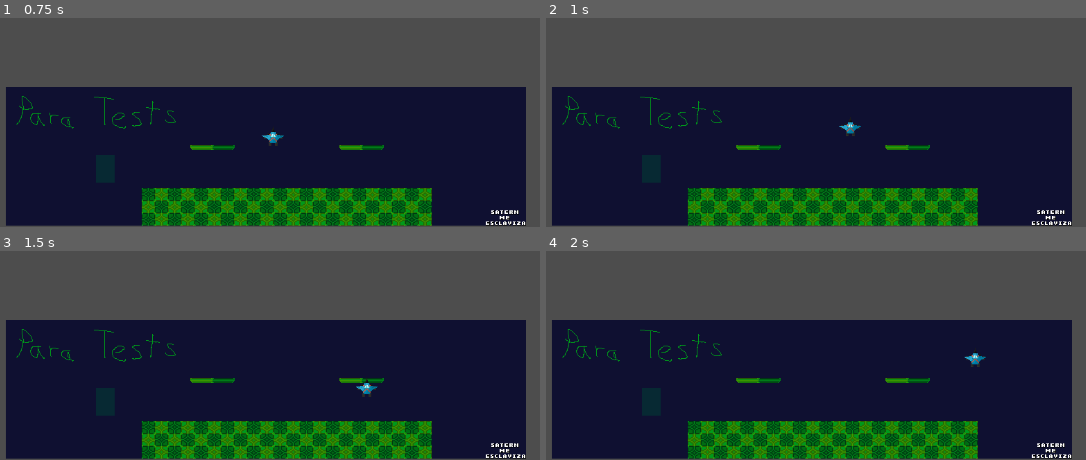
Above: before the commit, frames 1-4 (two rows, left to right).
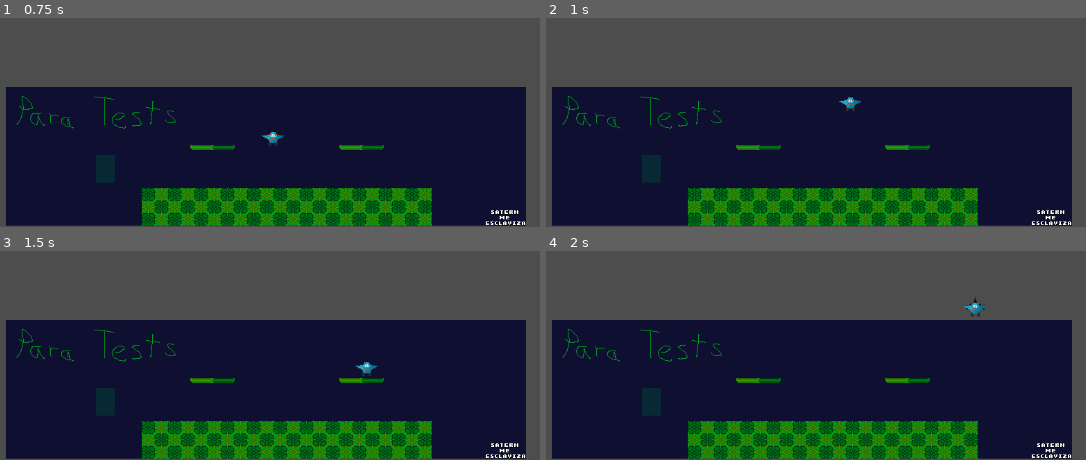
Above: after the commit, the same moments.

Repository: SaternDev/PixelVs2D
Game: Godot game, scene res://Scenes/SceneMap1.tscn
Two runs of this game, one before a commit and one after it. Both use one fixed random seed, a clock stepped at 60 frames per second and the inputs below.
Inputs:
- Up to frame 1 (0.75 s): tap Enter (ui_accept) at 0.5 s; hold D (Derecha) from 0.53 s (still down); tap Space (Salto) at 0.6 s
- Up to frame 2 (1 s): keep holding D (Derecha); tap Space (Salto) at 0.77 s
- Up to frame 3 (1.5 s): keep holding D (Derecha); tap Space (Salto) at 1.07, 1.35 s
- Up to frame 4 (2 s): keep holding D (Derecha); tap Space (Salto) at 1.52, 1.82 s

Frame 1 is identical in both runs. In frame 2, 0.3% of the frame differs, in the area x 54-59%, y 36-57%; in frame 3, 0.3%; in frame 4, 0.3%, in the area x 77-82%, y 22-56%.

Commit message:
feat(player): reduce air jumps to 2 maximum
- Modify jump script to limit air jumps
- Update player movement configuration

Diff:
--- a/Scripts/player1_controller.gd
+++ b/Scripts/player1_controller.gd
@@ -5,7 +5,7 @@
 
 @export var jump_velocity = -300.0
 
-var double_Jump_Used = false
+var air_jumps = 2
 
 
 func _physics_process(delta: float) -> void:
@@ -18,14 +18,14 @@
 
 	#Restart Double Jump
 	if is_on_floor():
-		double_Jump_Used = false
+		air_jumps = 2
 
 	# Handle jump.
 	if Input.is_action_just_pressed("ui_accept") and is_on_floor():
 		velocity.y = jump_velocity
 	#Handle Double Jump
-	elif Input.is_action_just_pressed("Salto") and not is_on_floor() and not double_Jump_Used:
-		double_Jump_Used = true
+	elif Input.is_action_just_pressed("Salto") and not is_on_floor() and air_jumps > 0:
+		air_jumps -= 1
 		velocity.y = jump_velocity
 
 	#Handle Sprite Flip to turn the player
